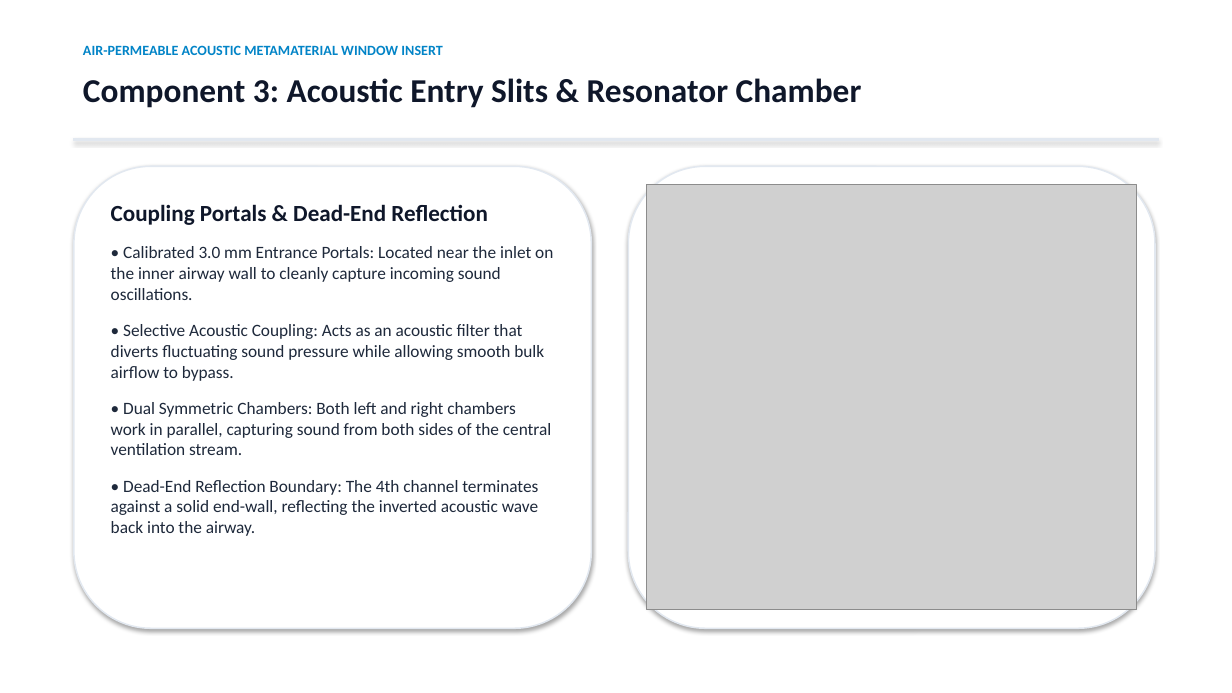
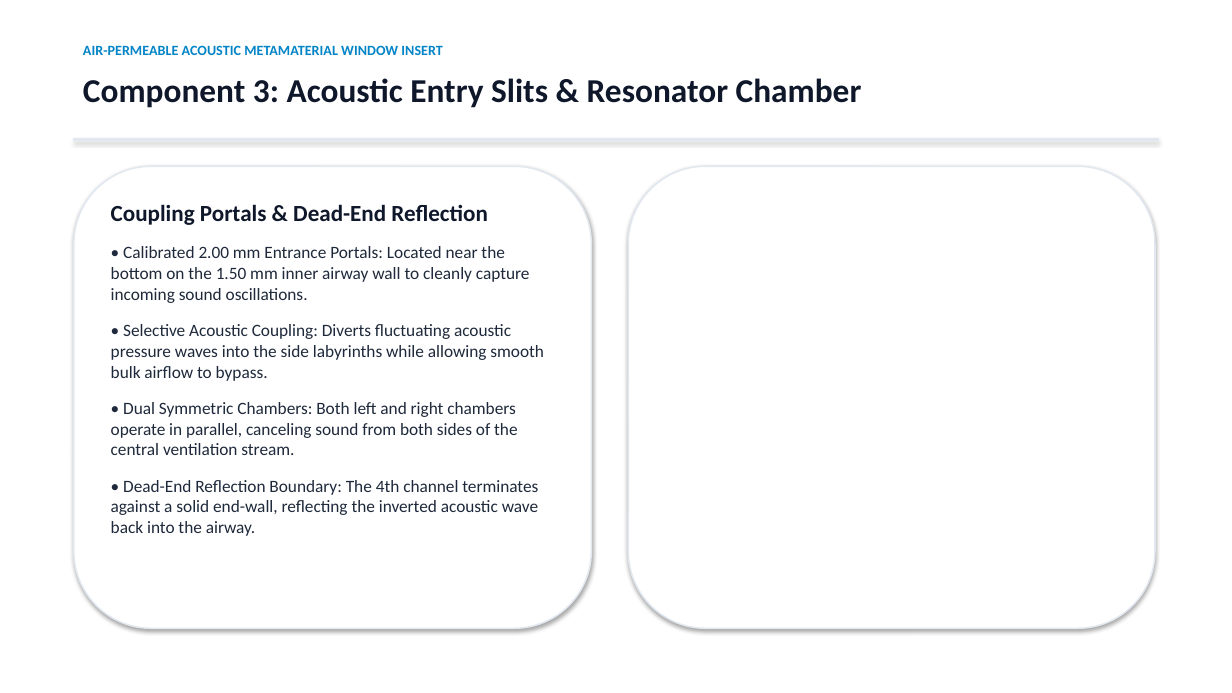
Before and after one commit to ninja967/Air-Permeable-Acoustic-Metamaterial-Window-Insert, a slide deck: slide 7 of Acoustic_Metamaterial_Presentation.pptx. Drawn at 1232x693 pixels with LibreOffice and Linux fonts; fonts in the diff are those of the drawing; grey boxes stand for pictures. Boxes give left, top, right and bottom in pixels: in the first picture for what was removed or moved away, otherwise in the second. Text is boxed around its words. In the diff, an @@ line names an element or a change of style, - is before the commit and + after.

```diff
--- a/Acoustic_Metamaterial_Presentation.pptx
+++ b/Acoustic_Metamaterial_Presentation.pptx
@@ picture removed at (647, 185, 1137, 610) @@
@@ text at (111, 246, 544, 455): text changed @@
-• Calibrated 3.0 mm Entrance Portals: Located near the inlet on the inner airway wall to cleanly capture incoming sound oscillations.
-• Selective Acoustic Coupling: Acts as an acoustic filter that diverts fluctuating sound pressure while allowing smooth bulk airflow to bypass.
-• Dual Symmetric Chambers: Both left and right chambers work in parallel, capturing sound from both sides of the central ventilation stream.
+• Calibrated 2.00 mm Entrance Portals: Located near the bottom on the 1.50 mm inner airway wall to cleanly capture incoming sound oscillations.
+• Selective Acoustic Coupling: Diverts fluctuating acoustic pressure waves into the side labyrinths while allowing smooth bulk airflow to bypass.
+• Dual Symmetric Chambers: Both left and right chambers operate in parallel, canceling sound from both sides of the central ventilation stream.
```
Also in this commit, not shown: 5 other slides changed, 20 other files.
